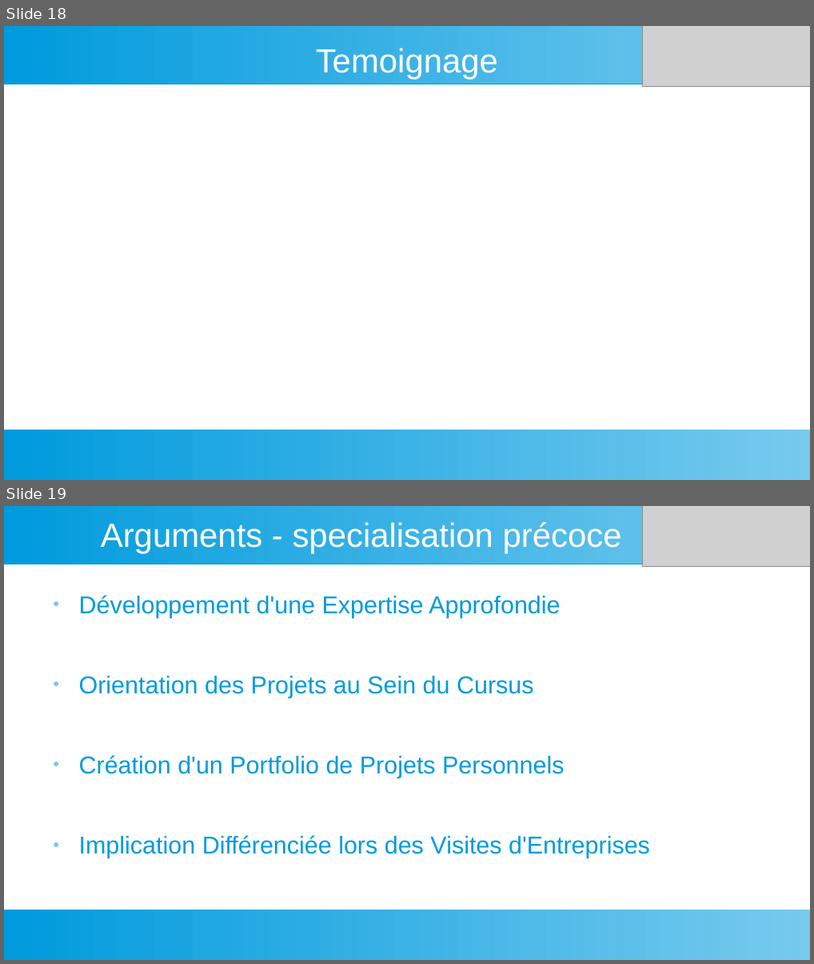
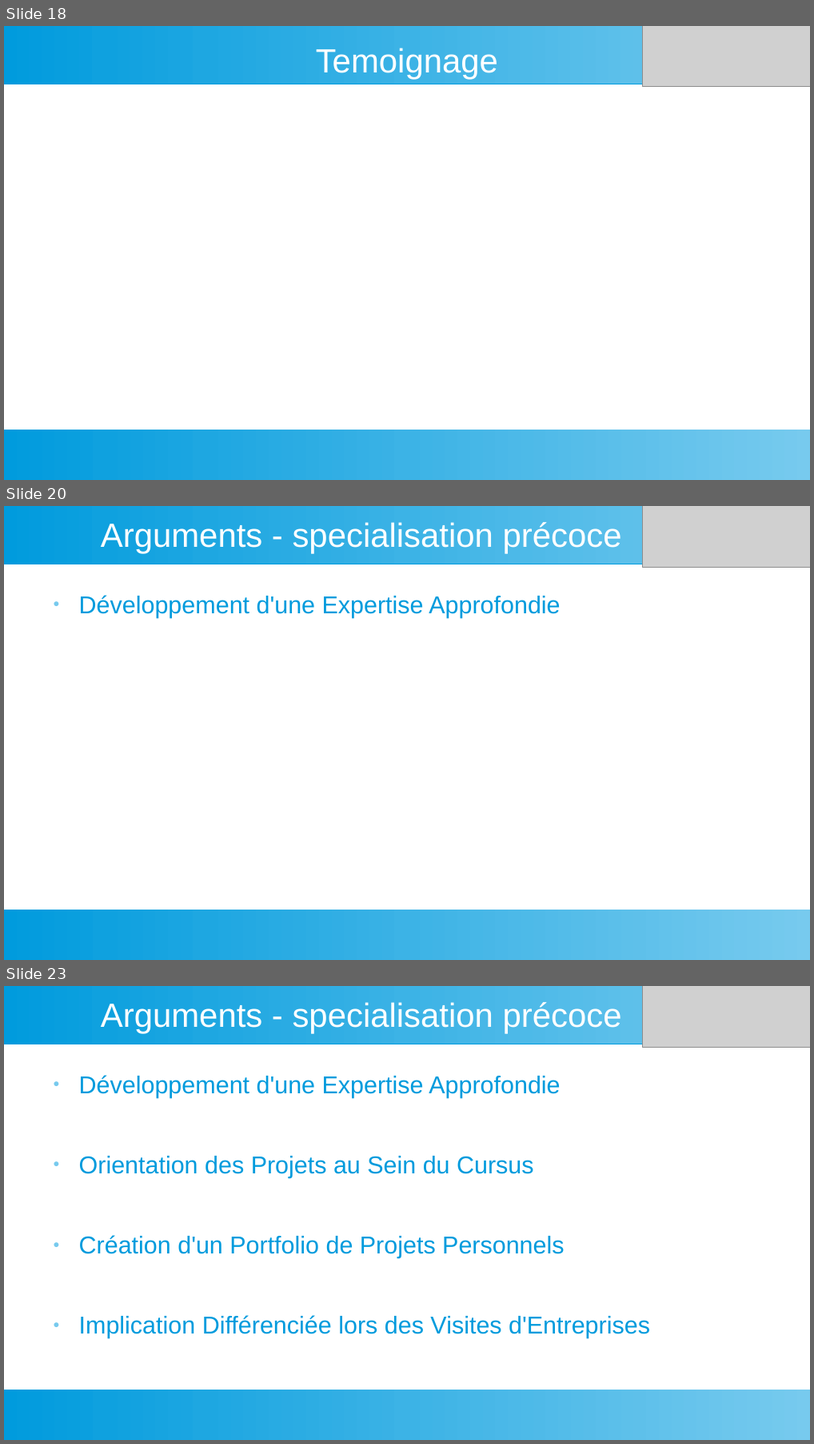
Before and after one commit to dansylvain/market_study_pres00, a slide deck: presentation specialisation pro.odp. Shown one above the other, each under a label of ours: slides 18 and 19 before the commit, slides 18, 20 and 23 after it; the slides between them are not shown. The pictures are 814x964 and 814x1444 pixels, drawn with LibreOffice and Linux fonts; fonts in the diff are those of the drawing; grey boxes stand for pictures. Boxes give left, top, right and bottom in pixels: in the first picture for what was removed or moved away, otherwise in the second. Text is boxed around its words. In the diff, an @@ line names an element or a change of style, - is before the commit and + after.

```diff
--- a/presentation specialisation pro.odp
+++ b/presentation specialisation pro.odp
@@ slide 20 added at (4,506,810,960), background #FFFFFF; not listed: 2 template elements that a slide beside it also shows @@
@@ title added at (101,522,622,554), 33 pt, text #FFFFFF @@
+Arguments - specialisation précoce
@@ picture added at (643,506,810,567) @@
@@ text added at (79,595,560,618), 24 pt, text #009BDD @@
+● Développement d'une Expertise Approfondie
@@ what was slide 19 is now slide 23 @@
```
Also in this commit, not shown: 8 other slides added, 1 other file.
